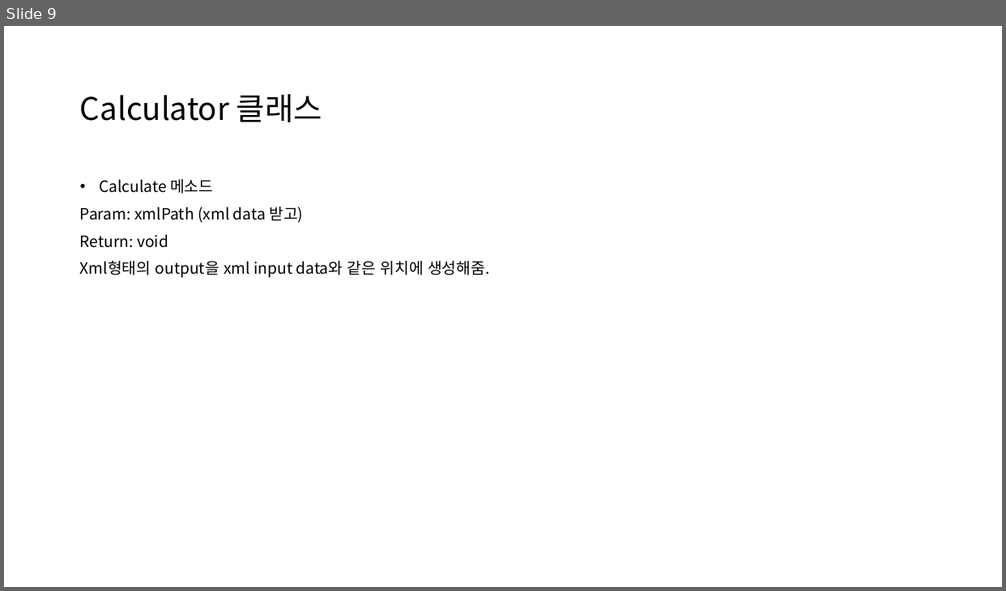
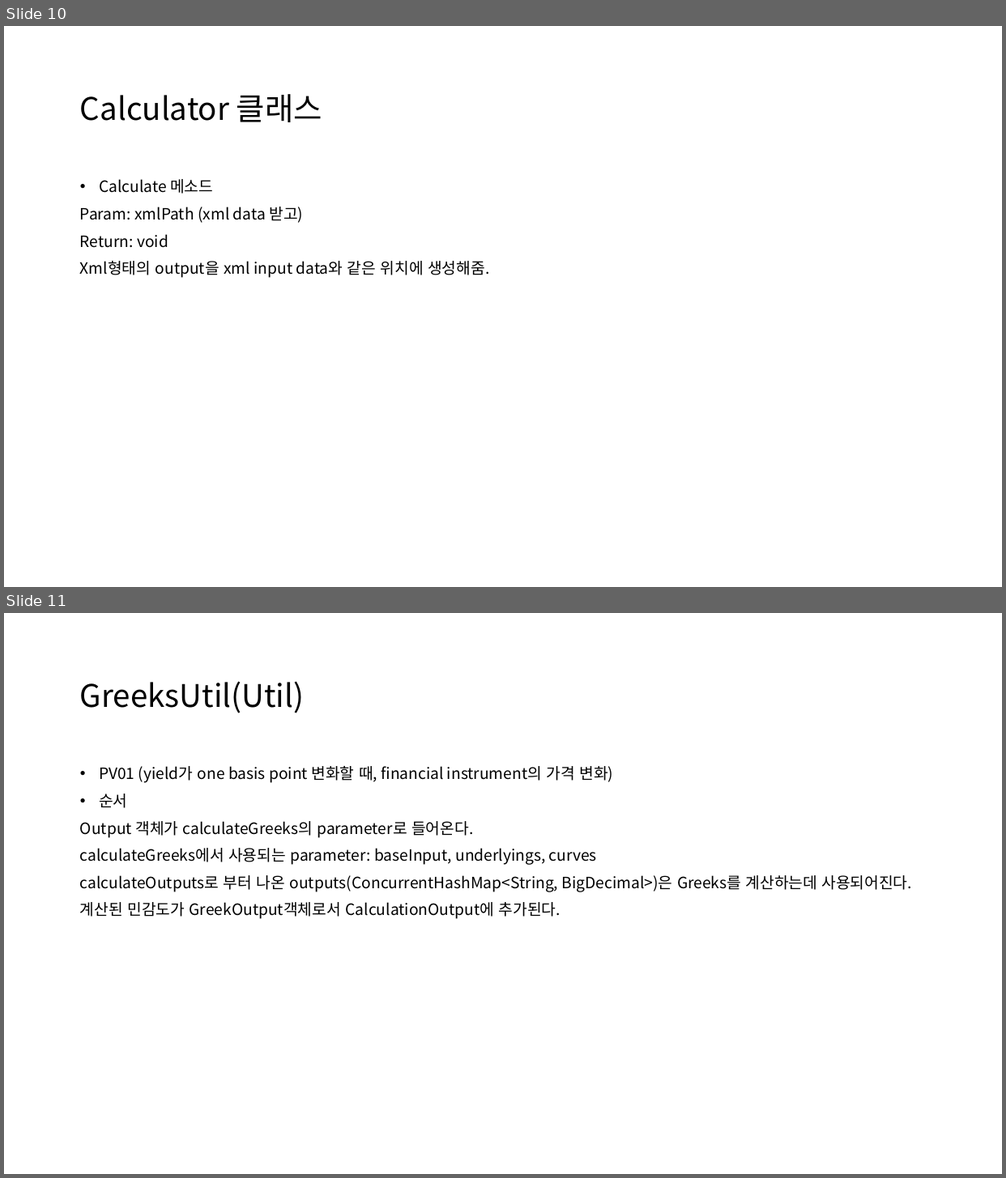
Before and after one commit to kdw1437/SpringHomework_BackEnd, a slide deck: QuantPricer 클론 코딩_240903.pptx. Shown one above the other, each under a label of ours: slide 9 before the commit, slides 10 and 11 after it. The pictures are 1006x591 and 1006x1178 pixels, drawn with LibreOffice and Linux fonts; fonts in the diff are those of the drawing. Boxes give left, top, right and bottom in pixels: in the first picture for what was removed or moved away, otherwise in the second. Text is boxed around its words. In the diff, an @@ line names an element or a change of style, - is before the commit and + after.

```diff
--- a/QuantPricer 클론 코딩_240903.pptx
+++ b/QuantPricer 클론 코딩_240903.pptx
@@ slide 11 added at <box>4,613,1002,1174</box>, background #FFFFFF @@
@@ title added at <box>80,681,304,713</box>, 30 pt, text #000000 @@
+GreeksUtil(Util)
@@ text added at <box>80,766,913,919</box>, 15 pt, text #000000 @@
+• PV01 (yield가 one basis point 변화할 때, financial instrument의 가격 변화)
+• 순서
+Output 객체가 calculateGreeks의 parameter로 들어온다.
+calculateGreeks에서 사용되는 parameter: baseInput, underlyings, curves
+calculateOutputs로 부터 나온 outputs(ConcurrentHashMap<String, BigDecimal>)은 Greeks를 계산하는데 사용되어진다.
+계산된 민감도가 GreekOutput객체로서 CalculationOutput에 추가된다.
@@ what was slide 9 is now slide 10 @@
```
Also in this commit, not shown: 6 other slides added.
